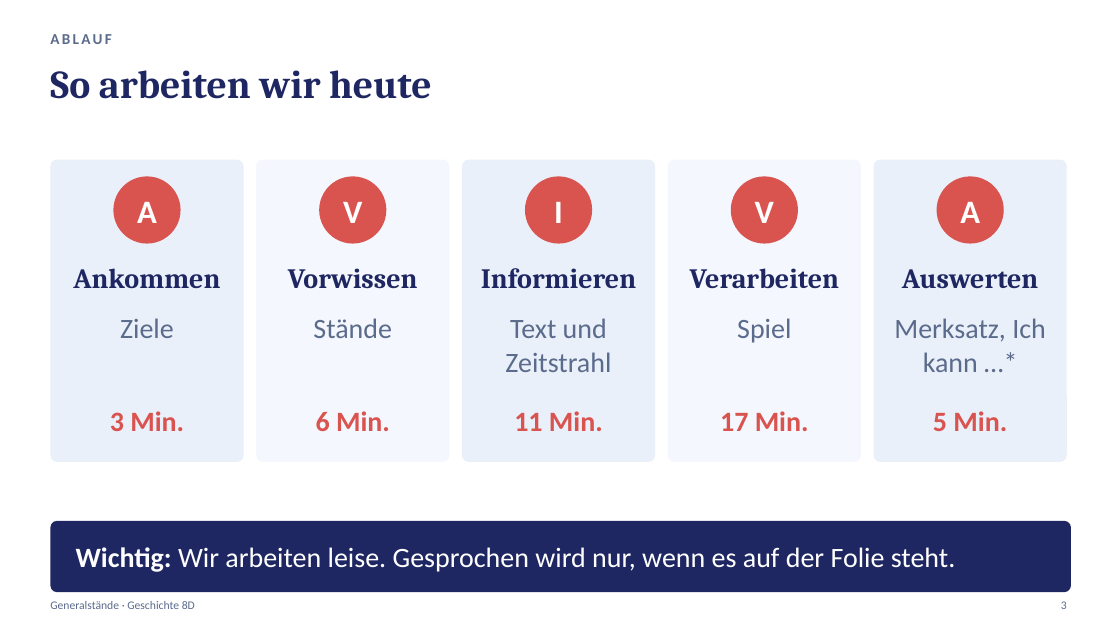
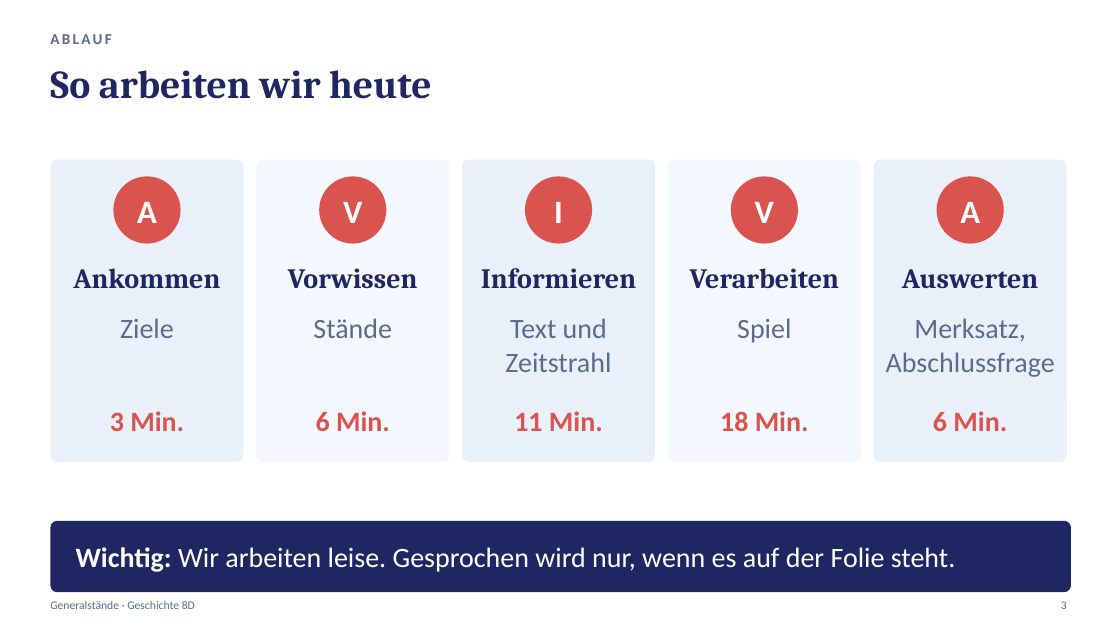
Before and after one commit to golzkonstantin-gif/Schule, a slide deck: slide 3 of Geschichte_8D/Generalstaende/Praesentation_Generalstaende_8D.pptx. Drawn at 1120x630 pixels with LibreOffice and Linux fonts; fonts in the diff are those of the drawing. Boxes give left, top, right and bottom in pixels: in the first picture for what was removed or moved away, otherwise in the second. Text is boxed around its words. In the diff, an @@ line names an element or a change of style, - is before the commit and + after.

```diff
--- a/Geschichte_8D/Generalstaende/Praesentation_Generalstaende_8D.pptx
+++ b/Geschichte_8D/Generalstaende/Praesentation_Generalstaende_8D.pptx
@@ text at (x1=886, y1=318, x2=1055, y2=377): text changed @@
-Merksatz, Ich kann …*
+Merksatz, Abschlussfrage
@@ text at (x1=720, y1=411, x2=809, y2=431): text changed @@
-17 Min.
+18 Min.
@@ text at (x1=933, y1=411, x2=1007, y2=431): text changed @@
-5 Min.
+6 Min.
```
Also in this commit, not shown: 1 other slide changed, 11 other files.
